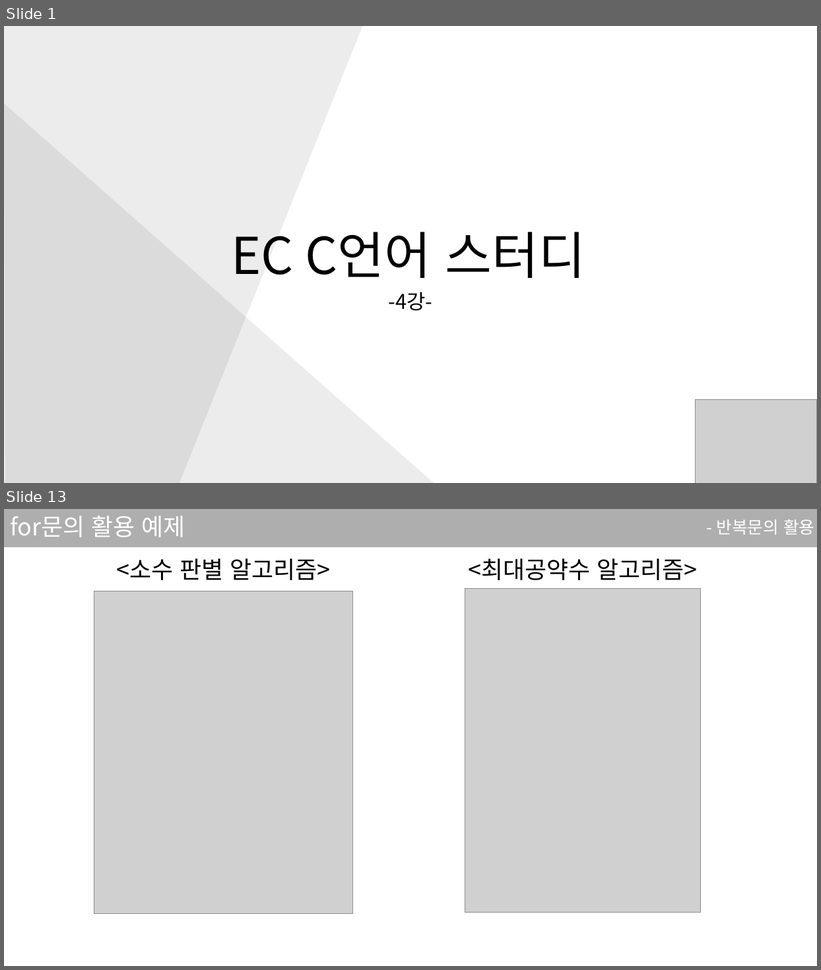
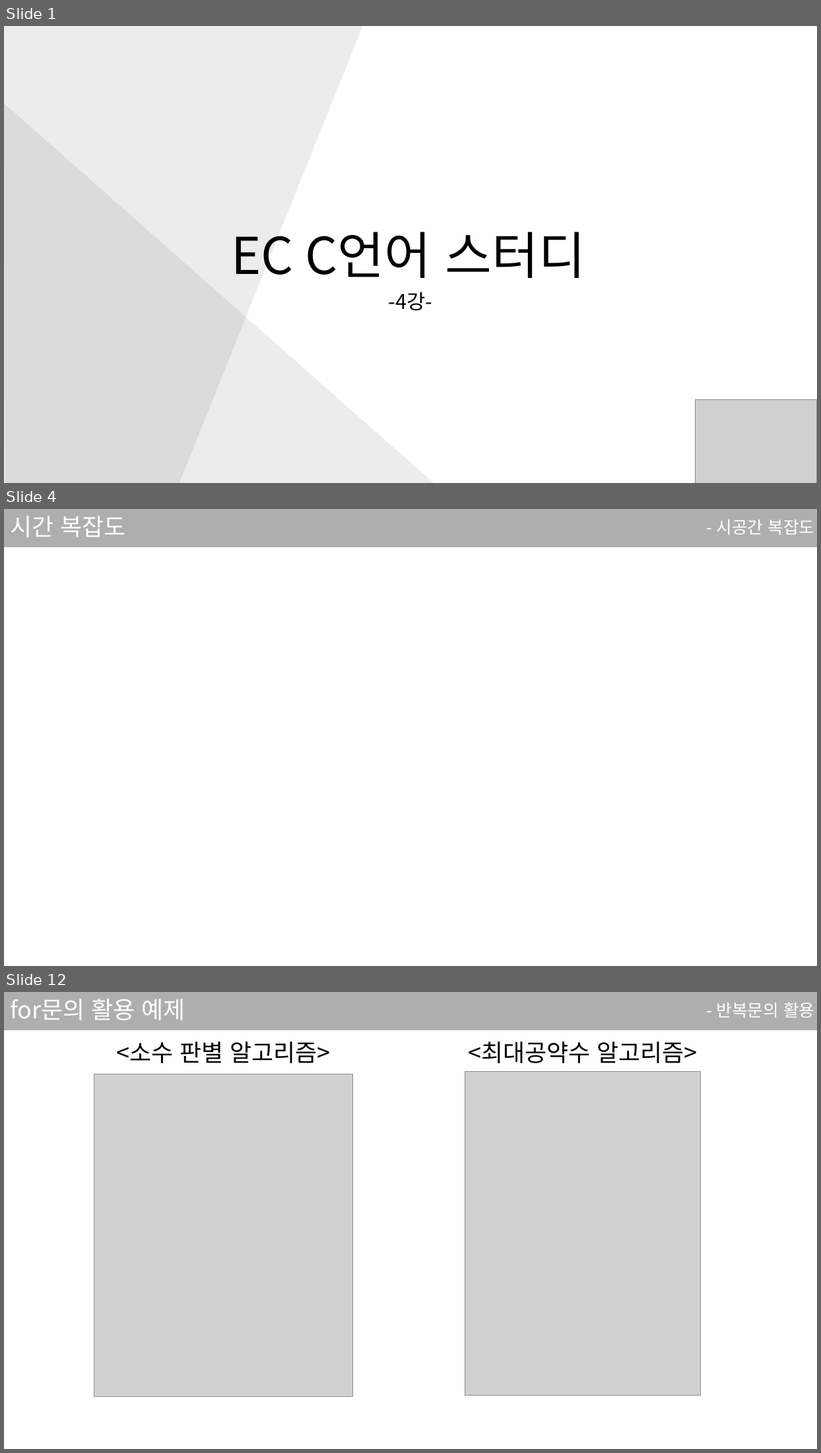
Before and after one commit to sjsjsj1246/EC_C_Language_Study, a slide deck: ppt/4강.pptx. Shown one above the other, each under a label of ours: slides 1 and 13 before the commit, slides 1, 4 and 12 after it; the slides between them are not shown. The pictures are 821x970 and 821x1453 pixels, drawn with LibreOffice and Linux fonts; fonts in the diff are those of the drawing; grey boxes stand for pictures; background and template pictures are left out. Boxes give left, top, right and bottom in pixels: in the first picture for what was removed or moved away, otherwise in the second. Text is boxed around its words. In the diff, an @@ line names an element or a change of style, - is before the commit and + after.

```diff
--- a/ppt/4강.pptx
+++ b/ppt/4강.pptx
@@ slide 4 added at <box>4,509,817,966</box>, background #FFFFFF; not listed: 1 template element that a slide beside it also shows @@
@@ title added at <box>10,516,125,537</box>, 28 pt, text #FFFFFF @@
+시간 복잡도
@@ text added at <box>716,520,815,535</box>, 20 pt, text #FFFFFF @@
+- 시공간 복잡도
@@ what was slide 13 is now slide 12 @@
```
Also in this commit, not shown: 2 slides changed, 9 other slides added, 36 slides removed, 1 other file.
